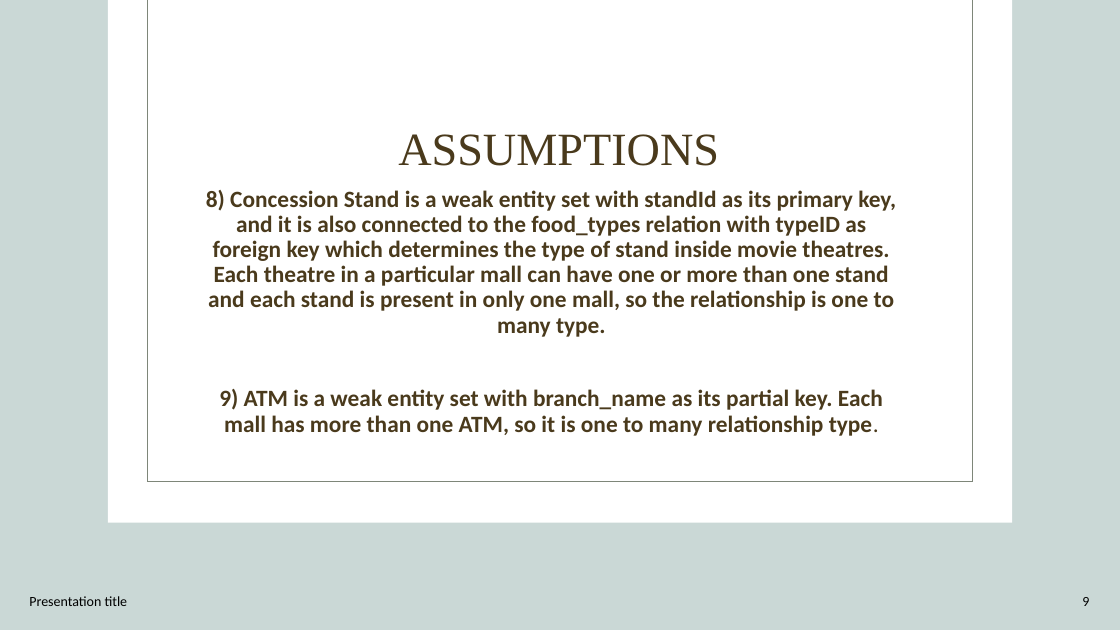
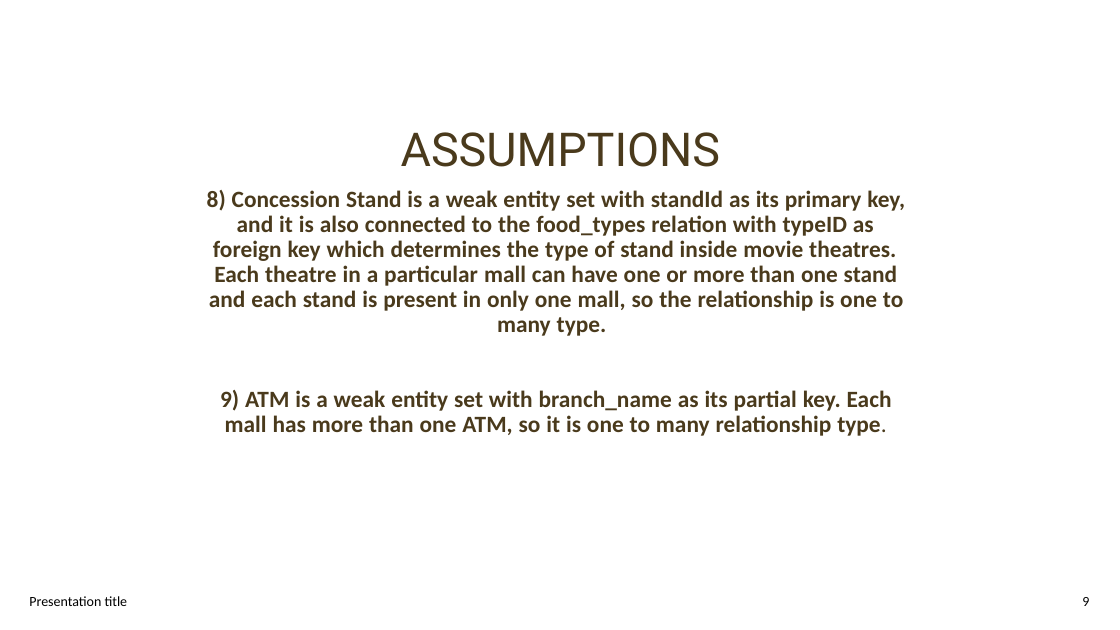
Before and after one commit to Bharadwaj721/Mall-Management-Database-System, a slide deck: slide 9 of DBMS PROJECT.pptx. Drawn at 1120x630 pixels with LibreOffice and Linux fonts; fonts in the diff are those of the drawing; background and template pictures are left out. Boxes give left, top, right and bottom in pixels: in the first picture for what was removed or moved away, otherwise in the second. Text is boxed around its words. In the diff, an @@ line names an element or a change of style, - is before the commit and + after.

```diff
--- a/DBMS PROJECT.pptx
+++ b/DBMS PROJECT.pptx
@@ background #CAD8D6 to picture (left out) @@
@@ rectangle removed at (108,0,1012,523) @@
@@ rectangle removed at (147,0,972,482) @@
@@ text "ASSUMPTIONS" at (401,132,720,167): size 39.6 to 40 pt, font Times New Roman to Roboto; alignment centre to left; line spacing 0.9 to 40pt; vertical alignment middle to top @@
@@ text at (207,190,905,336): text changed @@
-8) Concession Stand is a weak entity set with standId as its primary key, and it is also connected to the food_types relation with typeID as foreign key which determines the type of stand inside movie theatres. Each theatre in a particular mall can have one or more than one stand and each stand is present in only one mall, so the relationship is one to many type.
-9) ATM is a weak entity set with branch_name as its partial key. Each mall has more than one ATM, so it is one to many relationship type.
+8) Concession Stand is a weak entity set with standId as its primary key,
+and it is also connected to the food_types relation with typeID as
+foreign key which determines the type of stand inside movie theatres.
+Each theatre in a particular mall can have one or more than one stand
+and each stand is present in only one mall, so the relationship is one to
+many type.
@@ text added at (220,390,892,436), 20 pt, text #4A3A1C, bold @@
+9) ATM is a weak entity set with branch_name as its partial key. Each
+mall has more than one ATM, so it is one to many relationship type.
@@ text "Presentation title" at (29,596,128,606): line spacing 1 to 12pt; vertical alignment middle to top @@
@@ text "9" at (1082,597,1089,606): alignment right to left; line spacing 1 to 12pt; vertical alignment middle to top @@
```
Also in this commit, not shown: 29 other slides changed, 1 slide added, 1 slide removed.
